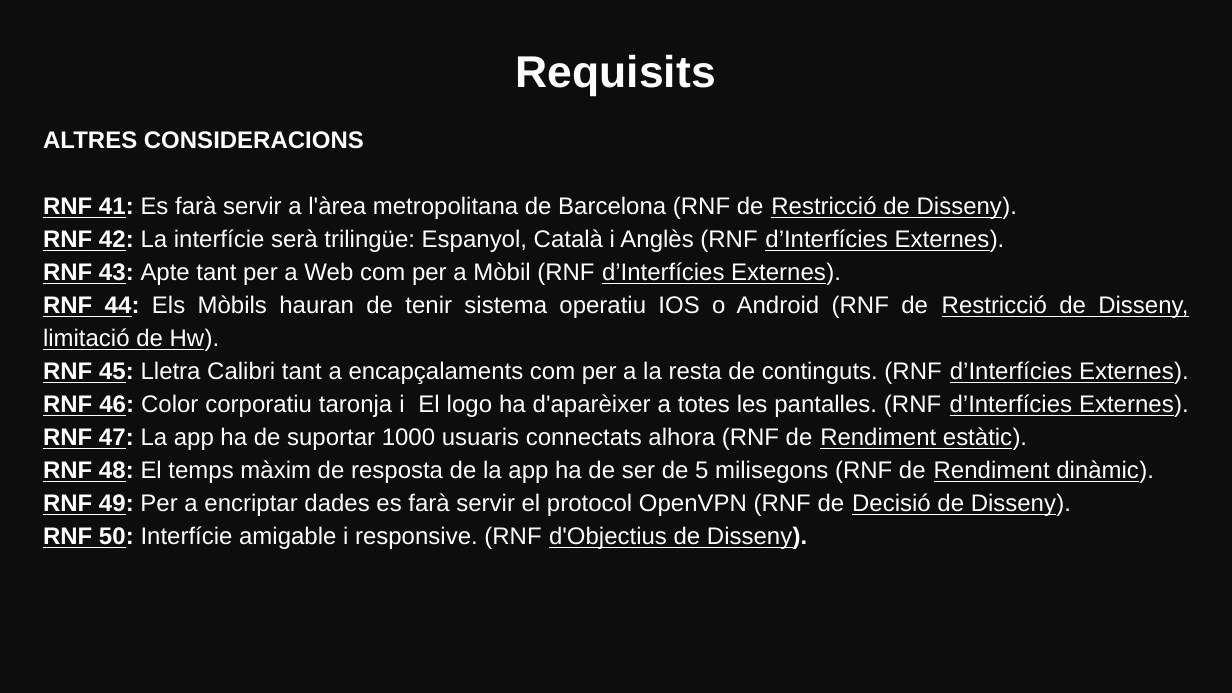
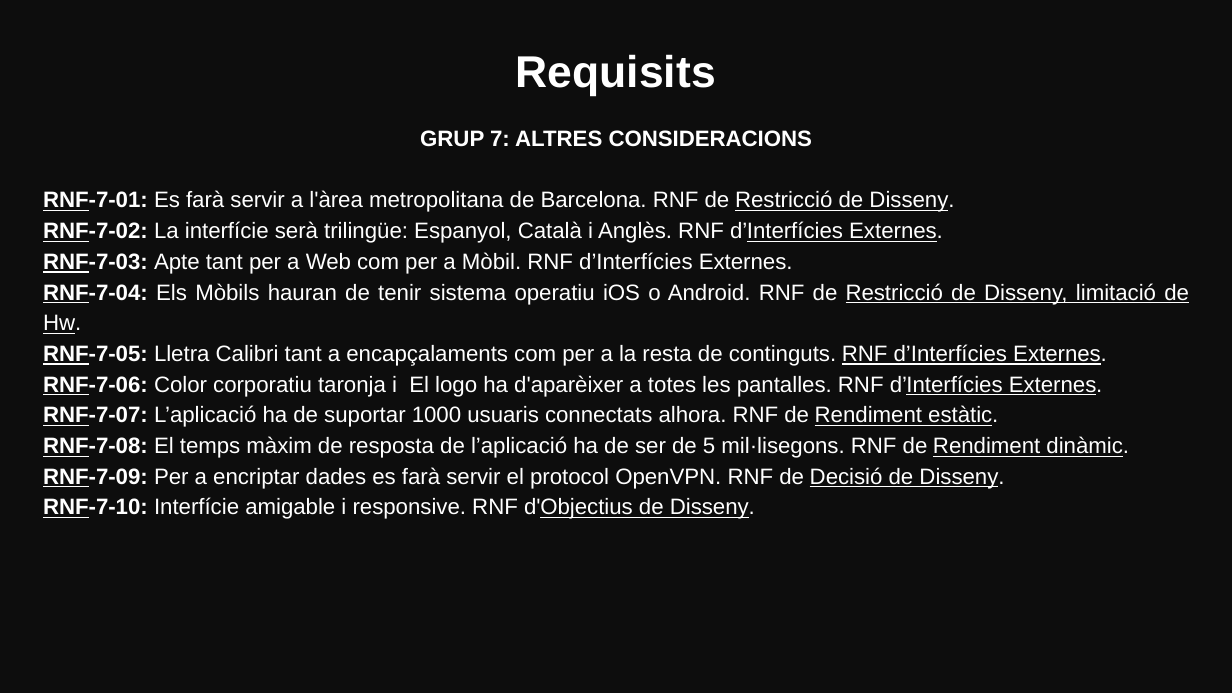
Before and after one commit to marinamceb/ES26UAB-431-05, a slide deck: slide 12 of Documents/Sprint_Reviews/Sprint_Review01.pptx (slide 11 before the commit). Drawn at 1232x693 pixels with LibreOffice and Linux fonts; fonts in the diff are those of the drawing. Boxes give left, top, right and bottom in pixels: in the first picture for what was removed or moved away, otherwise in the second. Text is boxed around its words. In the diff, an @@ line names an element or a change of style, - is before the commit and + after.

```diff
--- a/Documents/Sprint_Reviews/Sprint_Review01.pptx
+++ b/Documents/Sprint_Reviews/Sprint_Review01.pptx
@@ text at bbox=[43, 130, 1189, 519]: text changed; size 14 to 13 pt @@
-ALTRES CONSIDERACIONS
-RNF 41: Es farà servir a l'àrea metropolitana de Barcelona (RNF de Restricció de Disseny).
-RNF 42: La interfície serà trilingüe: Espanyol, Català i Anglès (RNF d’Interfícies Externes).
-RNF 43: Apte tant per a Web com per a Mòbil (RNF d’Interfícies Externes).
-RNF 44: Els Mòbils hauran de tenir sistema operatiu IOS o Android (RNF de Restricció de Disseny, limitació de Hw).
-RNF 45: Lletra Calibri tant a encapçalaments com per a la resta de continguts. (RNF d’Interfícies Externes).
-RNF 46: Color corporatiu taronja i El logo ha d'aparèixer a totes les pantalles. (RNF d’Interfícies Externes).
-RNF 47: La app ha de suportar 1000 usuaris connectats alhora (RNF de Rendiment estàtic).
-RNF 48: El temps màxim de resposta de la app ha de ser de 5 milisegons (RNF de Rendiment dinàmic).
-RNF 49: Per a encriptar dades es farà servir el protocol OpenVPN (RNF de Decisió de Disseny).
-RNF 50: Interfície amigable i responsive. (RNF d'Objectius de Disseny).
+GRUP 7: ALTRES CONSIDERACIONS
+RNF-7-01: Es farà servir a l'àrea metropolitana de Barcelona. RNF de Restricció de Disseny.
+RNF-7-02: La interfície serà trilingüe: Espanyol, Català i Anglès. RNF d’Interfícies Externes.
+RNF-7-03: Apte tant per a Web com per a Mòbil. RNF d’Interfícies Externes.
+RNF-7-04: Els Mòbils hauran de tenir sistema operatiu iOS o Android. RNF de Restricció de Disseny, limitació de Hw.
+RNF-7-05: Lletra Calibri tant a encapçalaments com per a la resta de continguts. RNF d’Interfícies Externes.
+RNF-7-06: Color corporatiu taronja i El logo ha d'aparèixer a totes les pantalles. RNF d’Interfícies Externes.
+RNF-7-07: L’aplicació ha de suportar 1000 usuaris connectats alhora. RNF de Rendiment estàtic.
+RNF-7-08: El temps màxim de resposta de l’aplicació ha de ser de 5 mil·lisegons. RNF de Rendiment dinàmic.
+RNF-7-09: Per a encriptar dades es farà servir el protocol OpenVPN. RNF de Decisió de Disseny.
+RNF-7-10: Interfície amigable i responsive. RNF d'Objectius de Disseny.
```
Also in this commit, not shown: 7 other slides changed, 1 slide added, 2 other files.
